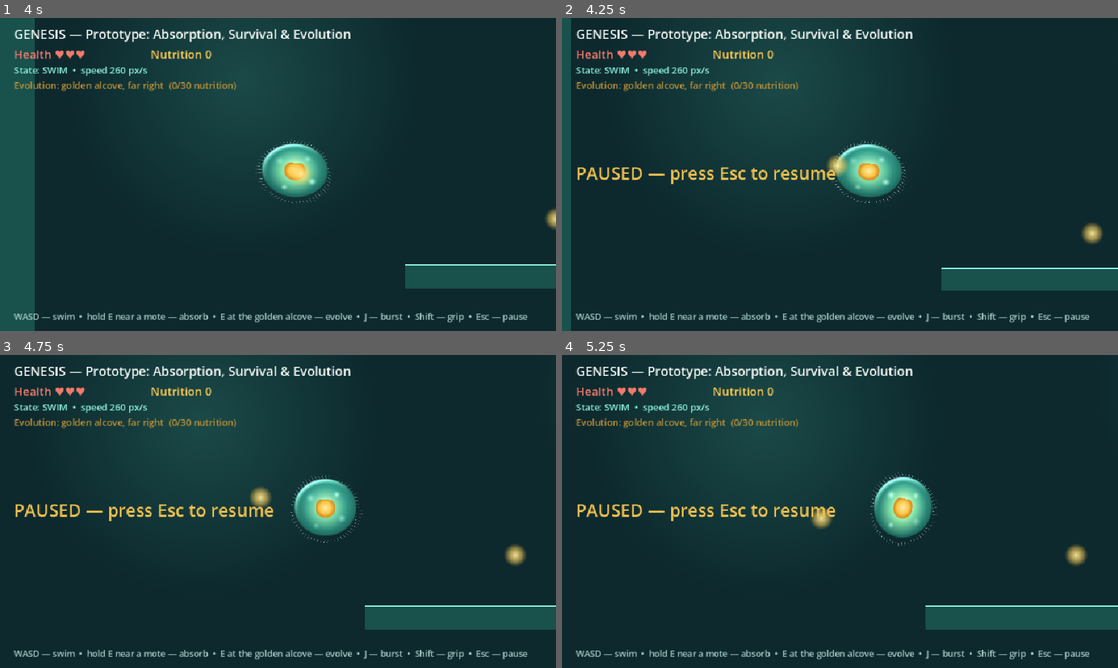
Above: before the commit, frames 1-4 (two rows, left to right).
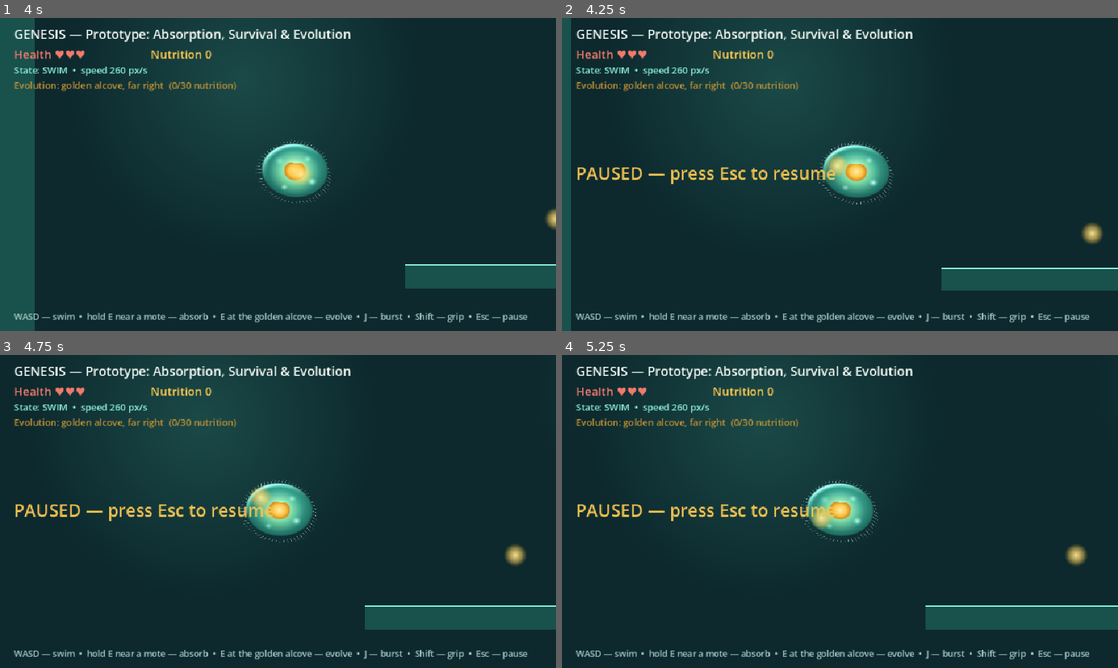
Above: after the commit, the same moments.

Repository: rua-den/gines
Game: Godot game, scene res://scenes/prototype.tscn
Same seed, same stepped clock (60 frames per second), same inputs: the game is played once before the commit and once after it. This scene is started directly instead of the project's main scene.
Inputs (mouse positions are in pixels of both pictures, inside the frame that each line leads up to):
- Up to frame 1 (4 s): move the mouse to (400, 158) at 0.52 s; hold D (move_right) 0.53-1.25 s; tap J (attack) at 0.6 s; click (400, 158) at 0.67 s; tap W (move_up) at 0.77, 3.77 s; drag from (166, 190) to (250, 237) at 1.27 s; move the mouse to (333, 105) at 2.02 s; hold A (move_left) 2.03-2.75 s; hold E (interact) 2.03-2.75 s; drag from (250, 237) to (111, 127) at 2.77 s; move the mouse to (444, 221) at 3.52 s; hold D (move_right) from 3.53 s (still down); tap Shift (grip) at 3.6 s
- Up to frame 2 (4.25 s): keep holding D (move_right); tap Escape (pause) at 4.15 s
- Up to frame 3 (4.75 s): release D (move_right) at 4.25 s; drag from (111, 464) to (194, 433) at 4.27 s
- Up to frame 4 (5.25 s): move the mouse to (867, 511) at 5.02 s; hold D (move_right) from 5.03 s (still down); tap J (attack) at 5.1 s; click (867, 511) at 5.17 s

Frame 1 is identical in both runs. In frame 2, 1.7% of the frame differs, in the area x 46-63%, y 39-60%; in frame 3, 2.9%; in frame 4, 3.3%, in the area x 43-68%, y 37-62%.

Commit message:
M4 review fixes: pause regen, save guard, stronger energy checks
Stops player/predator processing while paused so energy cannot be farmed behind the overlay; proves energy stays out of the save file; strengthens the starved and cooldown cases to catch a spend that ignores affordability or a second hit. energy_check is now 9/9; full verify 15/15.

Diff:
--- a/game/scripts/prototype.gd
+++ b/game/scripts/prototype.gd
@@ -304,6 +304,10 @@
 
 func _build_player() -> void:
 	player = PLAYER_SCENE.instantiate()
+	# The scene root is PROCESS_MODE_ALWAYS so the pause key still works; the
+	# player must not inherit that, or movement and energy regeneration keep
+	# running behind the PAUSED overlay.
+	player.process_mode = Node.PROCESS_MODE_PAUSABLE
 	player.position = START_POS
 	add_child(player)
 	player.nutrition_gained.connect(_on_nutrition)
@@ -338,6 +342,7 @@
 
 func _build_predator() -> void:
 	predator = Predator.new()
+	predator.process_mode = Node.PROCESS_MODE_PAUSABLE
 	predator.position = PREDATOR_START
 	predator.patrol_min_x = 1000.0
 	predator.patrol_max_x = 1520.0
--- a/game/tests/energy_check.gd
+++ b/game/tests/energy_check.gd
@@ -7,6 +7,7 @@
 ##   * A burst is rejected — with no energy spent and no damage dealt — before
 ##     evolution, while the cooldown holds, or when energy is below the cost.
 ##   * Energy regenerates with elapsed time and never exceeds MAX_ENERGY.
+##   * Pausing the game does not regenerate energy.
 ##   * Revive refills energy; energy is not written to the save file.
 ##
 ## Run:
@@ -14,7 +15,7 @@
 ##     --script res://tests/energy_check.gd
 ## Exit code 0 = all cases pass, 1 = at least one failure.
 
-const EXPECTED_CASES := 7
+const EXPECTED_CASES := 9
 
 var _passed := 0
 var _failed := 0
@@ -99,6 +100,7 @@
 
 func _case_cooldown_rejection_costs_nothing() -> void:
 	var p := _make_player()
+	var pred := _make_predator(Vector2(560, 500), p) # inside BURST_RANGE
 	p.nutrition = p.EVOLVE_COST
 	p.evolve()
 	var first := p.spike_burst()
@@ -108,10 +110,12 @@
 	await _frames(2)
 	var ok: bool = first and not second \
 		and is_equal_approx(after_first, p.MAX_ENERGY - p.BURST_ENERGY_COST) \
-		and is_equal_approx(after_second, after_first)
+		and is_equal_approx(after_second, after_first) \
+		and pred.health == Predator.MAX_HEALTH - 1
 	_check("a cooldown-blocked burst spends no energy", ok,
-		"first=%s second=%s after_first=%.2f after_second=%.2f" % [
-			first, second, after_first, after_second])
+		"first=%s second=%s after_first=%.2f after_second=%.2f predator_health=%d" % [
+			first, second, after_first, after_second, pred.health])
+	pred.queue_free()
 	p.queue_free()
 	await _frames(2)
 
@@ -121,9 +125,11 @@
 	var pred := _make_predator(Vector2(560, 500), p)
 	p.nutrition = p.EVOLVE_COST
 	p.evolve()
-	p.energy = 0.0
+	# Below the cost but above zero, so a spend that ignores affordability
+	# would be visible instead of clamping to zero.
+	p.energy = 0.5
 	var fired := p.spike_burst()
-	var ok: bool = not fired and is_zero_approx(p.energy) \
+	var ok: bool = not fired and is_equal_approx(p.energy, 0.5) \
 		and pred.health == Predator.MAX_HEALTH
 	_check("an energy-starved burst is rejected", ok,
 		"fired=%s energy=%.2f predator_health=%d" % [
@@ -147,6 +153,53 @@
 		"near_cap=%.2f recovered=%.2f max=%.2f" % [near_cap, recovered, p.MAX_ENERGY])
 	p.queue_free()
 	await _frames(2)
+
+
+func _case_pause_does_not_regenerate() -> void:
+	var path := "user://test_energy_pause.cfg"
+	SaveState.clear(path)
+	var scene: Node = load("res://scenes/prototype.tscn").instantiate()
+	scene.set("_save_path", path)
+	get_root().add_child(scene)
+	await _frames(3)
+	var p: PlayerController = scene.player
+	p.energy = 0.0
+	paused = true
+	await _frames(30)
+	var during: float = p.energy
+	paused = false
+	await _frames(2)
+	var ok: bool = is_zero_approx(during)
+	_check("pause does not regenerate energy", ok,
+		"energy_after_pause=%.2f" % during)
+	SaveState.clear(path)
+	scene.queue_free()
+	await _frames(2)
+
+
+func _case_save_omits_energy() -> void:
+	var path := "user://test_energy_save.cfg"
+	SaveState.clear(path)
+	var scene: Node = load("res://scenes/prototype.tscn").instantiate()
+	scene.set("_save_path", path)
+	get_root().add_child(scene)
+	await _frames(3)
+	var p: PlayerController = scene.player
+	p.nutrition = p.EVOLVE_COST
+	p.evolve()
+	p.energy = 0.0
+	scene._save_progress()
+	var data := SaveState.read(path)
+	var fresh := _make_player()
+	await _frames(2)
+	var ok: bool = data.get("evolved", false) and not data.has("energy") \
+		and is_equal_approx(fresh.energy, fresh.MAX_ENERGY)
+	_check("energy is not written to the save", ok,
+		"keys=%s fresh_energy=%.2f" % [data.keys(), fresh.energy])
+	fresh.queue_free()
+	scene.queue_free()
+	SaveState.clear(path)
+	await _frames(3)
 
 
 func _case_revive_refills() -> void:
@@ -171,6 +224,8 @@
 	await _case_cooldown_rejection_costs_nothing()
 	await _case_starved_rejection()
 	await _case_regeneration_capped()
+	await _case_pause_does_not_regenerate()
+	await _case_save_omits_energy()
 	await _case_revive_refills()
 	if _passed + _failed != EXPECTED_CASES:
 		_failed += 1
Not shown, changed: docs/BACKLOG.md
Not shown, changed: docs/MILESTONES.md
